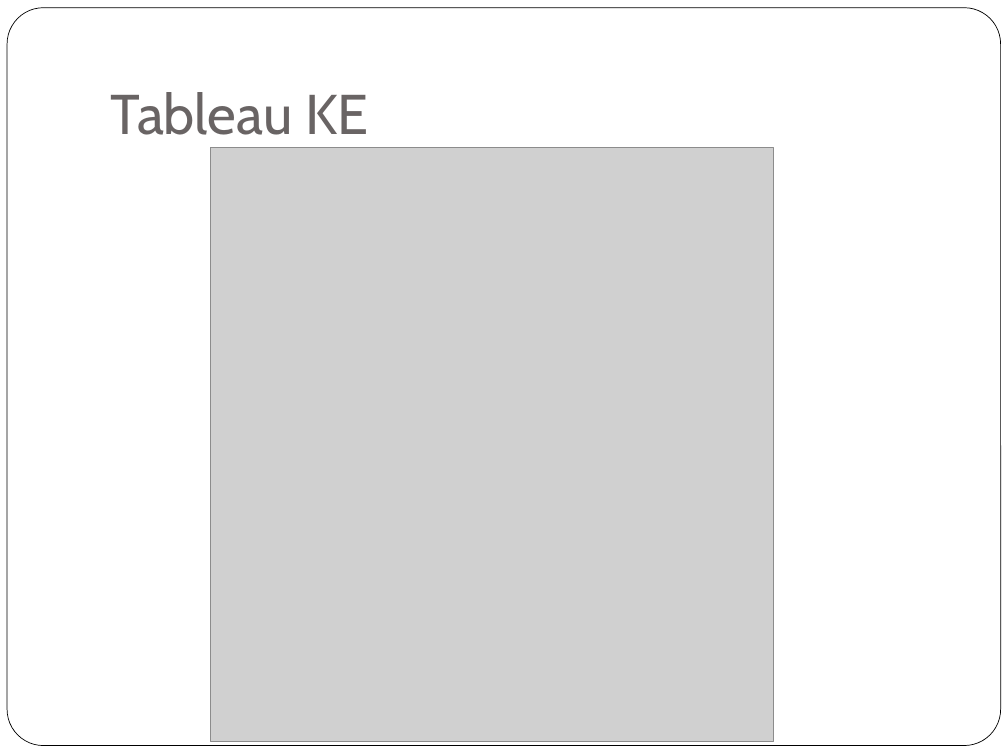
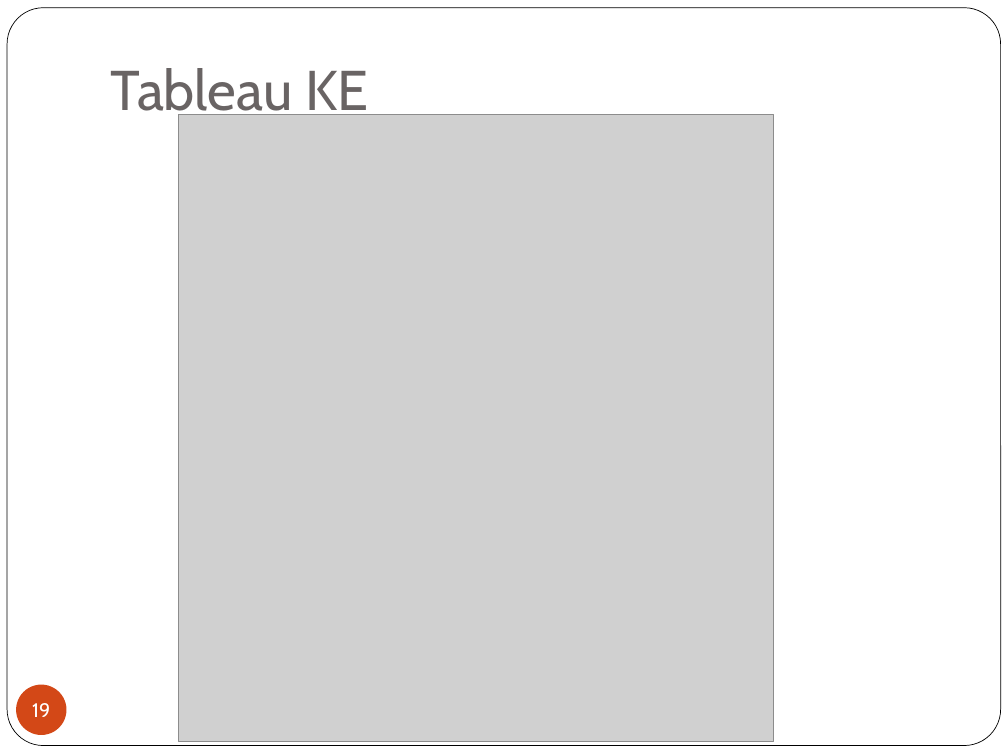
Before and after one commit to fredmbs/logic, a slide deck: slide 19 of logic/documents/Apresntação de POC II.pptx. Drawn at 1008x756 pixels with LibreOffice and Linux fonts; fonts in the diff are those of the drawing; grey boxes stand for pictures. Boxes give left, top, right and bottom in pixels: in the first picture for what was removed or moved away, otherwise in the second. Text is boxed around its words. In the diff, an @@ line names an element or a change of style, - is before the commit and + after.

```diff
--- a/logic/documents/Apresntação de POC II.pptx
+++ b/logic/documents/Apresntação de POC II.pptx
@@ title "Tableau KE" rewrapped from <box>111,92,368,135</box> to <box>111,68,368,123</box> @@
@@ picture: place and size @@
-picture at <box>211,148,774,742</box>
+picture at <box>178,114,774,741</box>
@@ page number added at <box>16,684,67,735</box>, fill #D34817, 14 pt, text #FFFFFF @@
+19
```
Also in this commit, not shown: 29 other slides changed, 2 other files.
